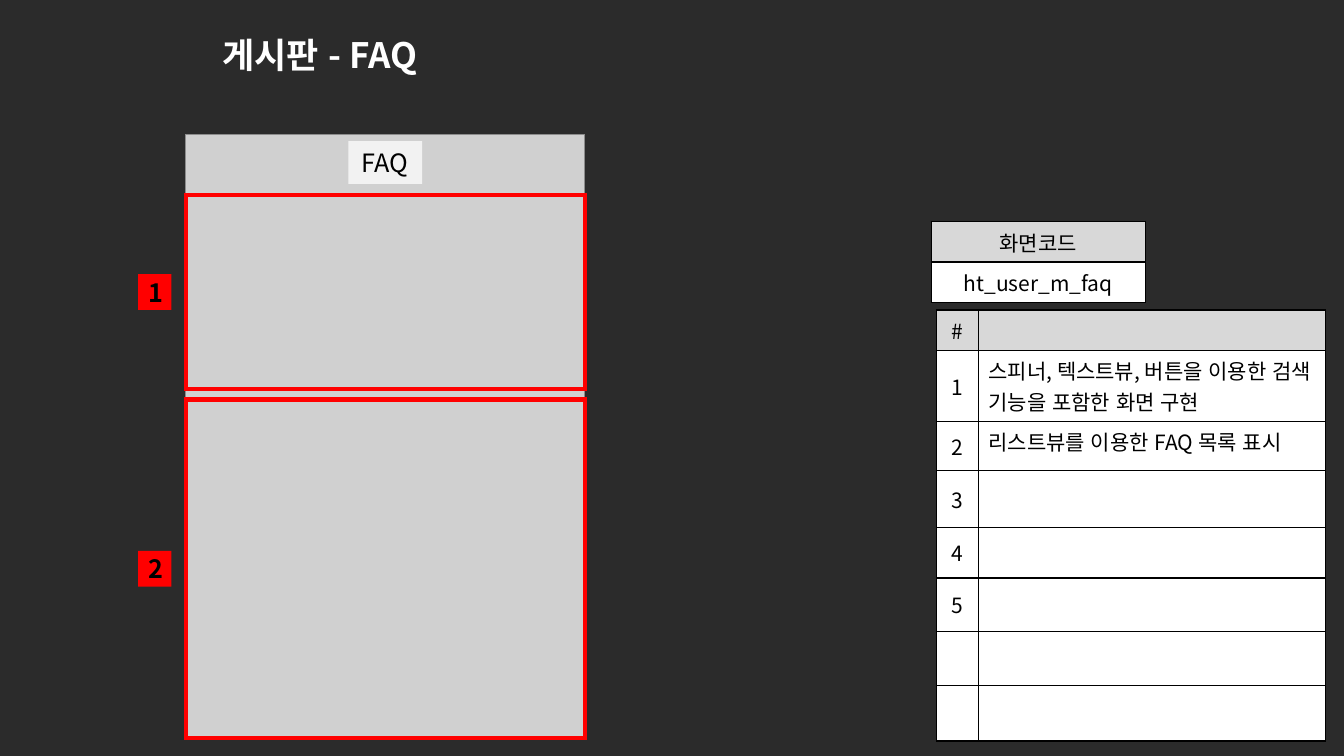
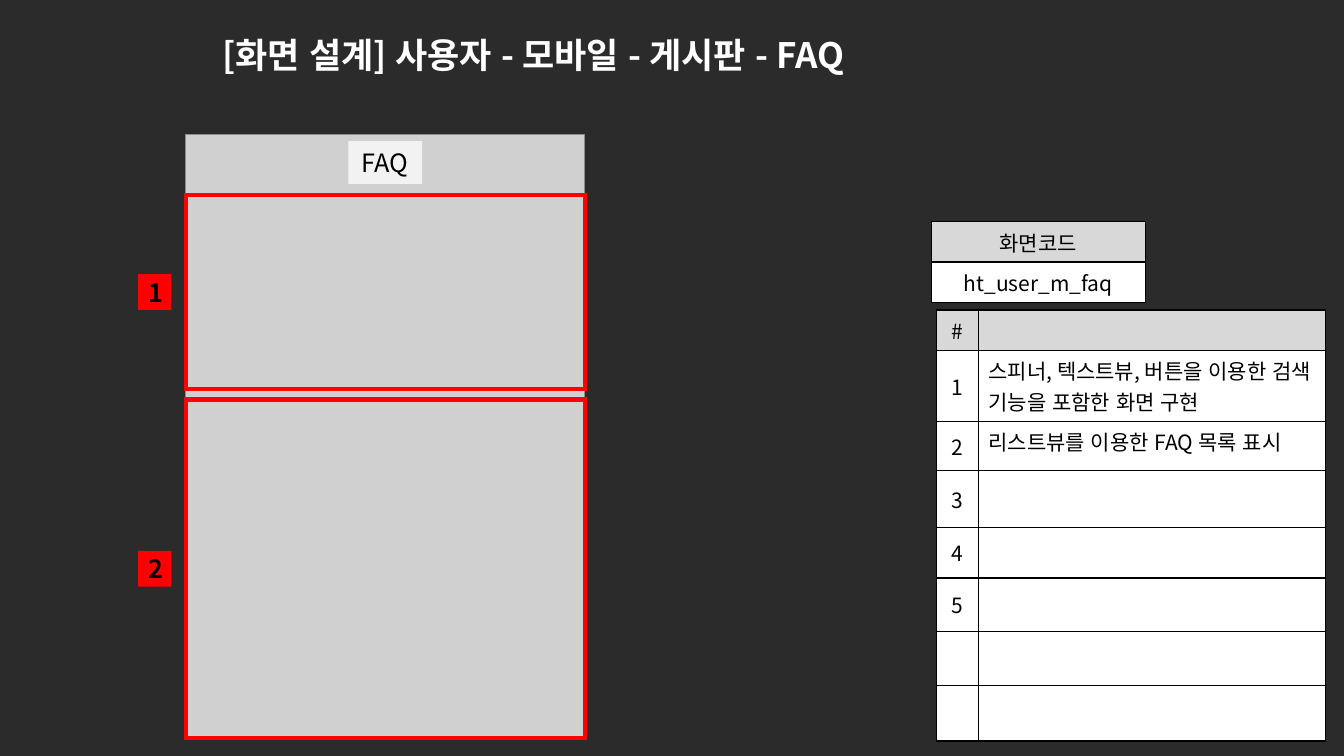
Before and after one commit to ezenteam2/e-Zone, a slide deck: slide 7 of 0 발표용 파워포인트/project05 - 파워포인트 종합 - 현태.pptx. Drawn at 1344x756 pixels with LibreOffice and Linux fonts; fonts in the diff are those of the drawing; grey boxes stand for pictures; background and template pictures are left out; a plain dark background stands for a picture behind light text. Boxes give left, top, right and bottom in pixels: in the first picture for what was removed or moved away, otherwise in the second. Text is boxed around its words. In the diff, an @@ line names an element or a change of style, - is before the commit and + after.

```diff
--- a/0 발표용 파워포인트/project05 - 파워포인트 종합 - 현태.pptx
+++ b/0 발표용 파워포인트/project05 - 파워포인트 종합 - 현태.pptx
@@ title at (222, 38, 844, 75): text changed @@
-게시판 - FAQ
+[화면 설계] 사용자 - 모바일 - 게시판 - FAQ
```
Also in this commit, not shown: 19 other slides changed, 1 other file.
